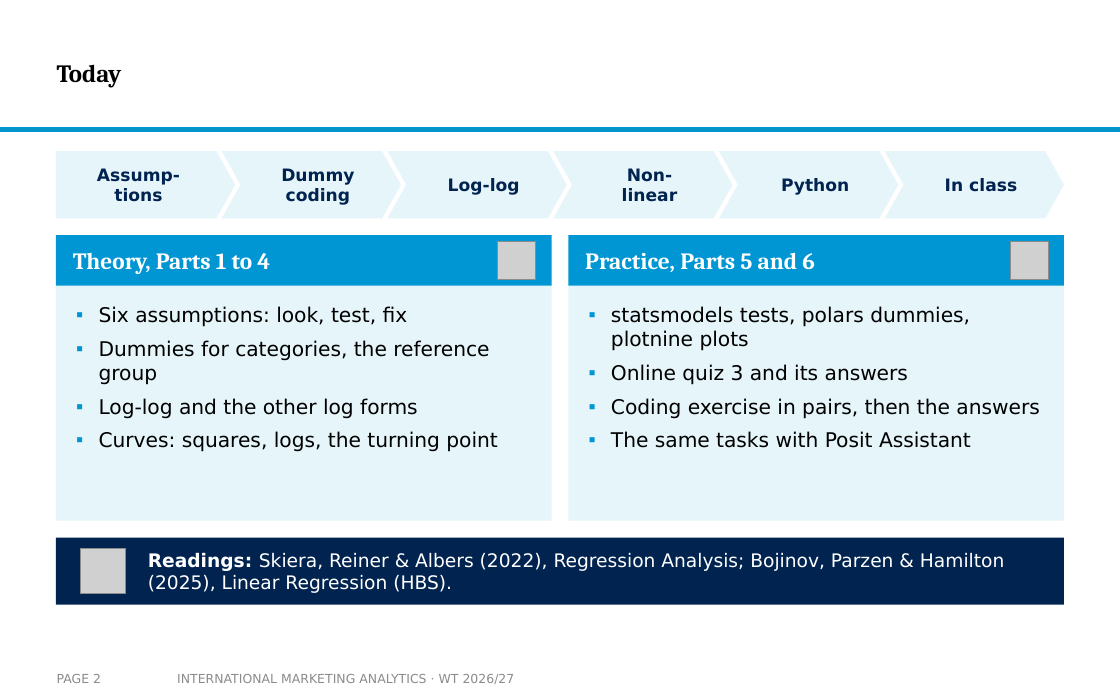
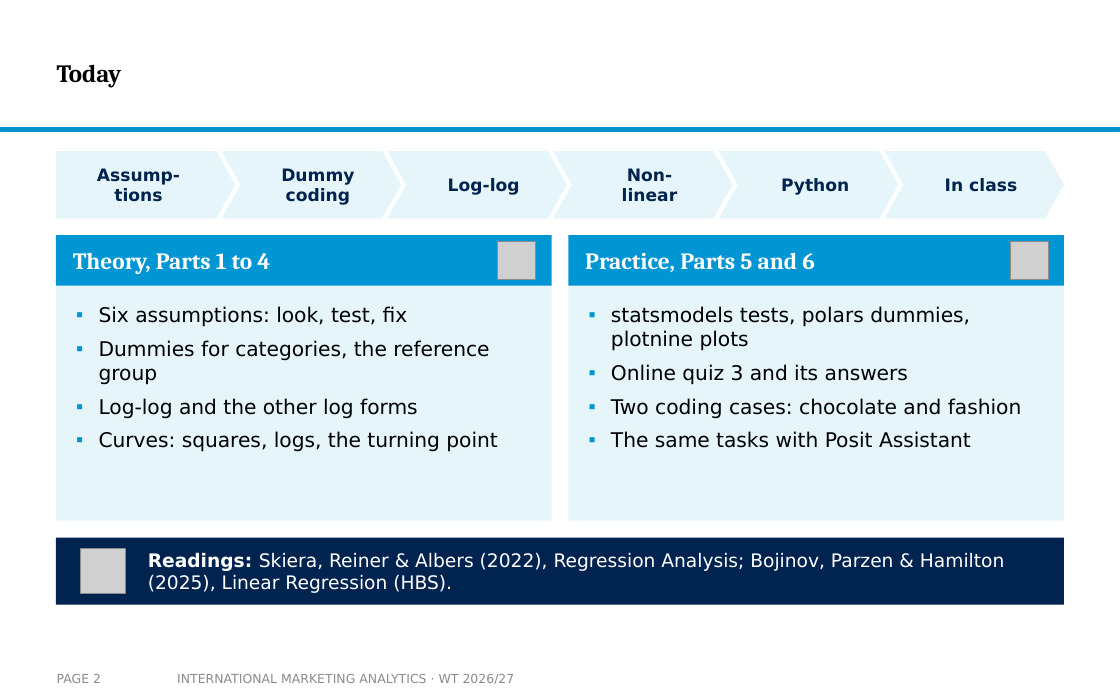
Before and after one commit to arnefloh-wu/international-marketing-analytics-teaching, a slide deck: slide 2 of slides/01e_regression-assumptions-dummies-nonlinear_WT26-27.pptx. Drawn at 1120x700 pixels with LibreOffice and Linux fonts; fonts in the diff are those of the drawing; grey boxes stand for pictures; background and template pictures are left out. Boxes give left, top, right and bottom in pixels: in the first picture for what was removed or moved away, otherwise in the second. Text is boxed around its words. In the diff, an @@ line names an element or a change of style, - is before the commit and + after.

```diff
--- a/slides/01e_regression-assumptions-dummies-nonlinear_WT26-27.pptx
+++ b/slides/01e_regression-assumptions-dummies-nonlinear_WT26-27.pptx
@@ text at [611,398,1022,419]: text changed @@
-▪ Coding exercise in pairs, then the answers
+▪ Two coding cases: chocolate and fashion
```
Also in this commit, not shown: 2 slides added, 1 other file.
